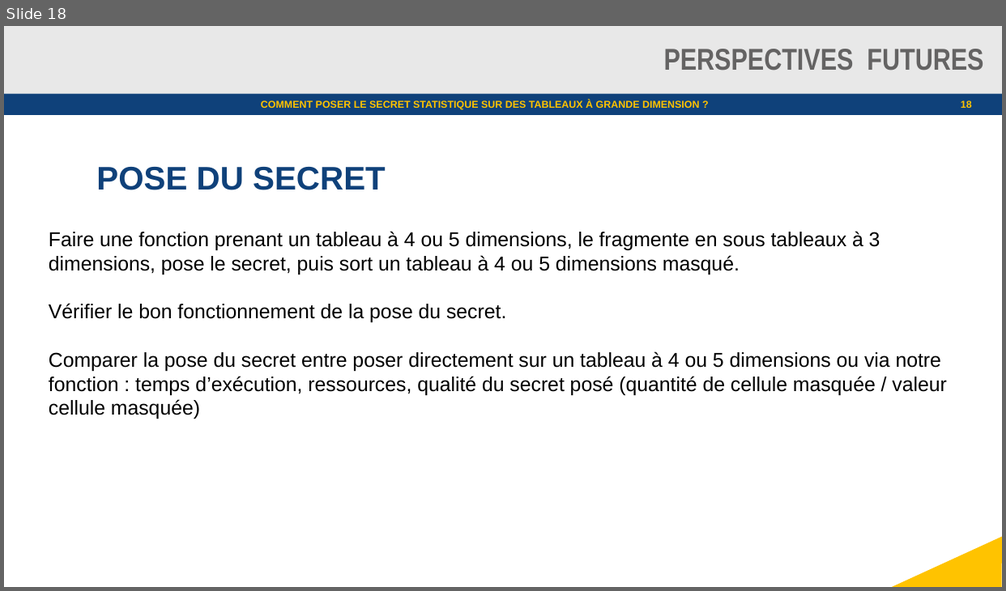
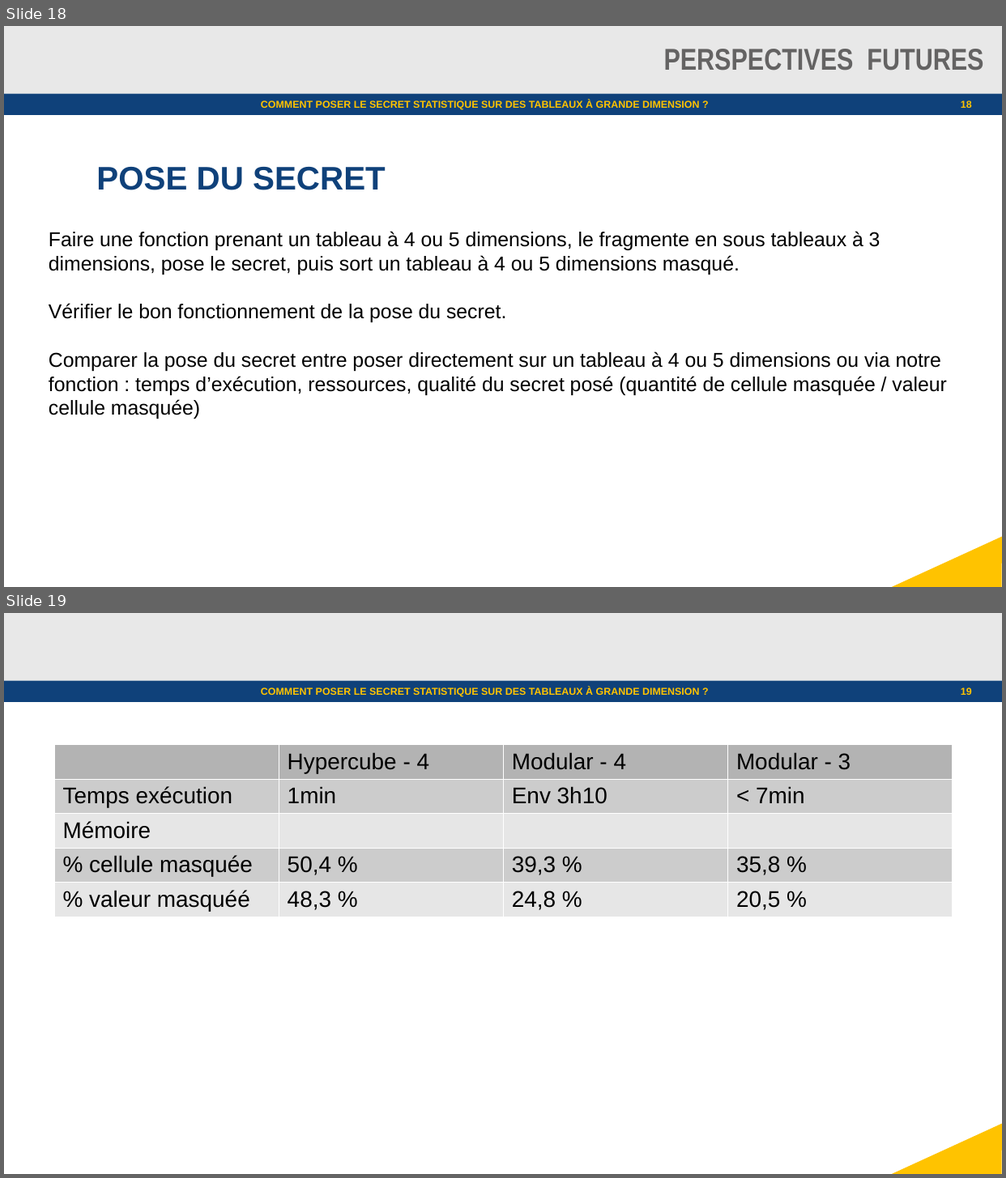
Before and after one commit to julienjamme/stage1A_2023, a slide deck: presentation_mi_parcours.odp. Shown one above the other, each under a label of ours: slide 18 before the commit, slides 18 and 19 after it. The pictures are 1006x591 and 1006x1178 pixels, drawn with LibreOffice and Linux fonts; fonts in the diff are those of the drawing; background and template pictures are left out. Boxes give left, top, right and bottom in pixels: in the first picture for what was removed or moved away, otherwise in the second. Text is boxed around its words. In the diff, an @@ line names an element or a change of style, - is before the commit and + after.

Commit message:
Ajout de benchmark

```diff
--- a/presentation_mi_parcours.odp
+++ b/presentation_mi_parcours.odp
@@ slide 19 added at (4,613,1002,1174), background #FFFFFF; not listed: 3 template elements that a slide beside it also shows @@
@@ text added at (261,687,699,697), 8 pt, text #FFC300, bold @@
+COMMENT POSER LE SECRET STATISTIQUE SUR DES TABLEAUX À GRANDE DIMENSION ?
@@ page number added at (961,688,972,695), 8 pt, text #FFC300, bold @@
+19
@@ table added at (53,744,953,918), 5 rows, 4 columns @@
+ | Hypercube - 4 | Modular - 4 | Modular - 3
+Temps exécution | 1min | Env 3h10 | < 7min
+Mémoire |  |  | 
+% cellule masquée | 50,4 % | 39,3 % | 35,8 %
+% valeur masquéé | 48,3 % | 24,8 % | 20,5 %
```
